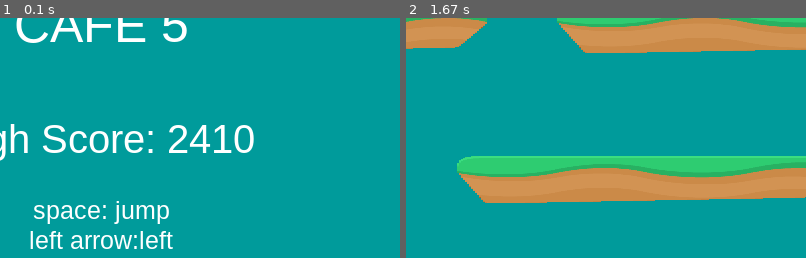
Above: before the commit, frames 1-2 (left to right).
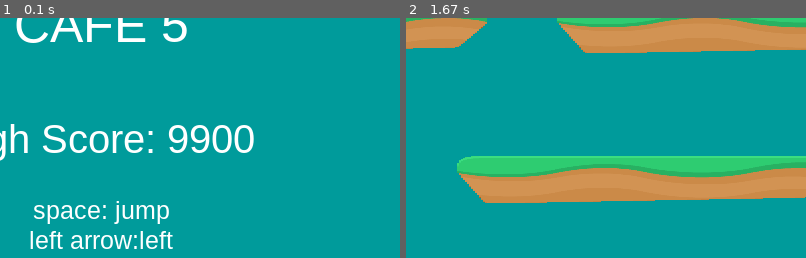
Above: after the commit, the same moments.

Repository: mateo3264/platform_game
Game: pygame game, started from platform/main.py
Two runs of this game, one before a commit and one after it. Both use one fixed random seed, a clock stepped at 60 frames per second and the inputs below.
Inputs:
- Up to frame 1 (0.1 s): no input
- Up to frame 2 (1.67 s): hold Right 0.33-0.8 s; tap Space at 0.83 s; hold Right from 1.23 s (still down)
The pictures show only the part of the screen within x 37-87%, y 30-80%; the shares and areas given below are measured in that part.

The runs differ from the first frame. In frame 1, 1.0% of the frame differs, in the area x 42-58%, y 44-57%; in frame 2, nothing differs.

Commit message:
added changing friction. added gravity change.

Diff:
--- a/platform/highscore.txt
+++ b/platform/highscore.txt
@@ -1 +1 @@
-2410
+9900
--- a/platform/main.py
+++ b/platform/main.py
@@ -50,7 +50,7 @@
         self.patterns = [[e + value for e in pattern] for pattern in self.patterns]
         self.note_dividing_left_and_right_hands = self.patterns[0][0]
 
-        print(self.patterns)
+        # print(self.patterns)
 
         self.available_notes = list(chain.from_iterable(self.patterns))
 
@@ -61,7 +61,7 @@
                         [67, 64, 60]
                         ]
 
-        print(self.patterns)
+        # print(self.patterns)
         self.note_dividing_left_and_right_hands = self.patterns[0][0]
 
 
@@ -75,7 +75,7 @@
             self.dir = sys._MEIPASS
         else:
             self.dir = path.dirname(__file__)
-        print('self.dir', self.dir)
+        # print('self.dir', self.dir)
 
         img_dir = path.join(self.dir, 'img')
         self.snd_dir = path.join(self.dir, 'snd')
@@ -113,6 +113,7 @@
         self.score = 0
         self.lives = 3
         self.pow_spawn_pct = 25
+        self.last_score = 0
         self.all_sprites = pg.sprite.LayeredUpdates()
         self.platforms = pg.sprite.Group()
         self.powerups = pg.sprite.Group()
@@ -134,6 +135,10 @@
         self.wind_spawn_timer = 0
         self.wind_animation_timer = 0
 
+        self.bgcolor = [0, 155, 155]
+
+        self.player_grav = 1
+
         pg.mixer.music.load(path.join(self.snd_dir, 'happytune.ogg'))
 
         self.run()
@@ -166,14 +171,14 @@
             for hit in hits:
                 if hit.rect.bottom > lowest.rect.bottom:
                     lowest = hit
-            if self.player.pos.x < lowest.rect.right + 10\
-                and self.player.pos.x > lowest.rect.left - 10:
+            if self.player.pos.x < lowest.rect.right + 20\
+                and self.player.pos.x > lowest.rect.left - 20:
                 if self.player.pos.y < lowest.rect.centery:
                     if self.player.vel.y > 0:
                         self.player.pos.y = lowest.rect.top
                         if self.player.is_jumping:
-                            print('lowest.rect.top')
-                            print(lowest.rect.top)
+                            # print('lowest.rect.top')
+                            # print(lowest.rect.top)
                             self.player_moves += f'{lowest.rect.midtop},'
                         self.player.vel.y = 0
                         self.player.is_jumping = False
@@ -217,7 +222,7 @@
 
             for plat in self.platforms:
                 plat.rect.y += max(abs(self.player.vel.y), 2)
-                if plat.rect.top >= HEIGHT:
+                if plat.rect.top >= HEIGHT + 100:
                     plat.kill()
                     self.score += 10
 
@@ -252,6 +257,8 @@
         if mob_hits:
             if self.lives > 0:
                 self.lives -= 1
+                self.player.jump(False)
+
             if self.lives == 0:
                 self.playing = False
 
@@ -277,9 +284,37 @@
                         self.channel.set_volume(0.0, 1.0)
                         self.channel.play(self.wind_sound)
 
+        #todo: fix. it will substract until pow_spawn_pct is = 7
         if self.score % 100 == 0:
-            if self.pow_spawn_pct > 7:
-                self.pow_spawn_pct -= 1
+            if self.score - self.last_score > 100:
+
+                if self.pow_spawn_pct > 7:
+                    self.pow_spawn_pct -= 1
+            if self.score > 300:
+                if self.score > 500:
+                    if self.score - self.last_score > 100:
+                        self.bgcolor[1] -= 15
+                        self.bgcolor[2] -= 15
+
+                        if self.bgcolor[1] < 0:
+                            self.bgcolor[1] = 0
+
+                        if self.bgcolor[2] < 0:
+                            self.bgcolor[2] = 0
+                        print('self.bgcolor')
+                        print(self.bgcolor)
+                        self.player_grav -= .1
+                        if self.player_grav < .1:
+                            self.player_grav = .1
+                if self.score - self.last_score > 100:
+
+                    self.last_score = self.score
+                    self.player.player_friction += .005
+                    print('self.player.player_friction')
+                    print(self.player.player_friction)
+
+                if self.player.player_friction > -.05:
+                    self.player.player_friction = -.05
 
         if self.player.rect.top > HEIGHT:
             for sprite in self.all_sprites:
@@ -309,7 +344,7 @@
 
     def draw(self):
 
-        self.screen.fill(BGCOLOR)
+        self.screen.fill(self.bgcolor)
         self.all_sprites.draw(self.screen)
 
         self.draw_text(str(self.score), 22, WHITE, WIDTH / 2, 15)
--- a/platform/settings.py
+++ b/platform/settings.py
@@ -19,8 +19,8 @@
 
 JUMP_VEL = 20
 
-PLAYER_FRICTION = -.12
-PLAYER_GRAV = 1
+# PLAYER_FRICTION = -.12
+PLAYER_GRAV = .5
 
 
 BOOST_POWER = 40
--- a/platform/sprites.py
+++ b/platform/sprites.py
@@ -126,6 +126,8 @@
 
 
         self.player_acc = 1
+
+        self.player_friction = -.12
 
         self.direction = 0
 
@@ -176,10 +178,14 @@
         if self.is_jumping and self.vel.y < -3:
             self.vel.y = -3
 
-    def jump(self):
-        self.rect.y += 2
-        hits = pg.sprite.spritecollide(self, self.game.platforms, False)
-        self.rect.y -= 2
+    def jump(self, platform=True):
+        if platform:
+            self.rect.y += 2
+            hits = pg.sprite.spritecollide(self, self.game.platforms, False)
+            self.rect.y -= 2
+        else:
+            hits = True
+            self.is_jumping = False
 
         if hits and not self.is_jumping:
             # Y velocity is proportional to X velocity
@@ -292,7 +298,7 @@
             self.walking = False
         #reduces velocity by reducing factor multiplying acceleration
         self.direction *= .9
-        self.acc  = vec(0, PLAYER_GRAV)
+        self.acc  = vec(0, self.game.player_grav)
 
 
         if self.game.playing_with_piano:
@@ -302,7 +308,7 @@
 
         self.acc.x = self.player_acc * self.direction
 
-        self.acc.x += self.vel.x * PLAYER_FRICTION + self.game.wind
+        self.acc.x += self.vel.x * self.player_friction + self.game.wind
         self.vel += self.acc
         self.pos += self.vel + self.player_acc * self.acc
 
@@ -459,7 +465,7 @@
             scale = randrange(50, 100) / 100
             self.image = pg.transform.scale(self.image, (self.rect.width * scale, int(self.rect.height * scale)))
         self.rect = self.image.get_rect()
-        print('width', self.rect.width)
+
         self.rect.x = randrange(WIDTH - self.rect.width)
 
         self.rect.y = randrange(-500, -50)
